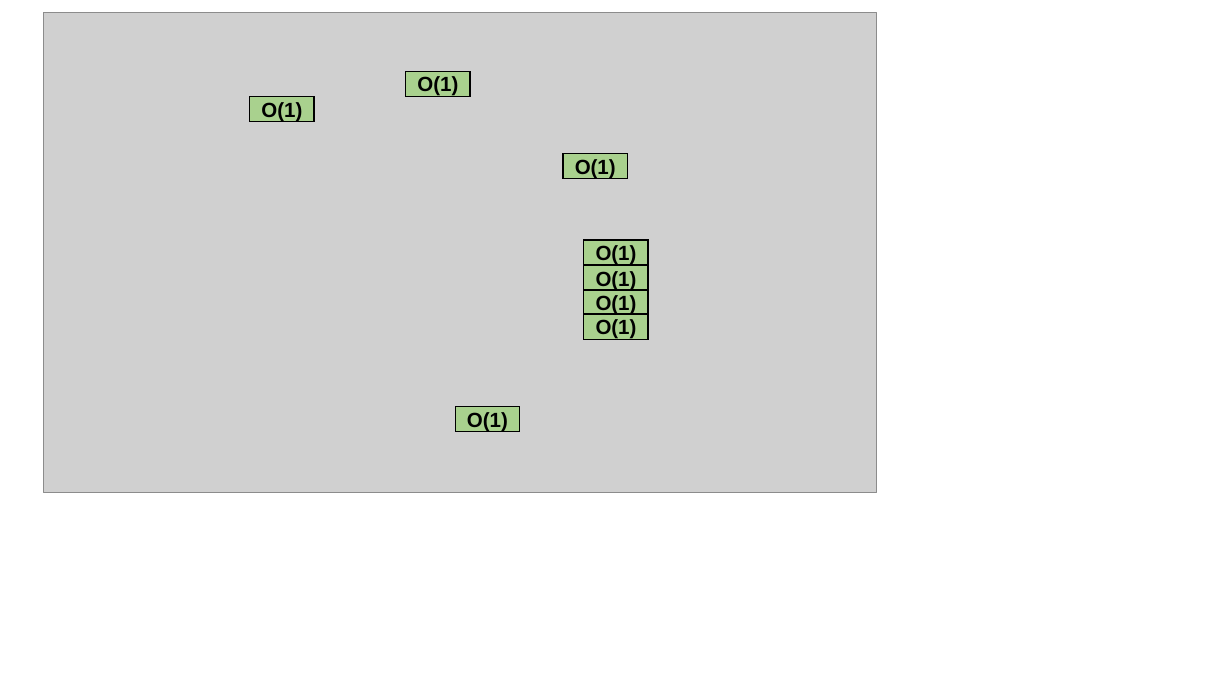
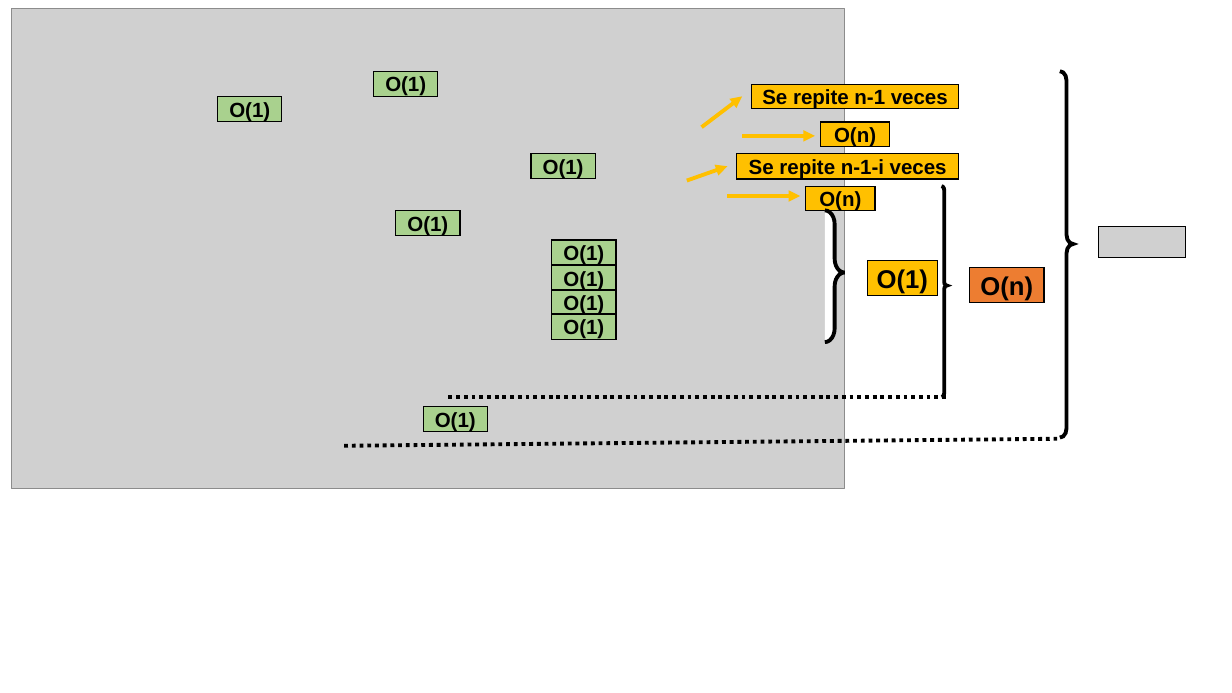
Before and after one commit to brokenerk/Analisis-Algoritmos, a slide deck: slide 7 of Ejercicio04/Ejercicio04.pptx. Drawn at 1232x693 pixels with LibreOffice and Linux fonts; fonts in the diff are those of the drawing; grey boxes stand for pictures. Boxes give left, top, right and bottom in pixels: in the first picture for what was removed or moved away, otherwise in the second. Text is boxed around its words. In the diff, an @@ line names an element or a change of style, - is before the commit and + after.

```diff
--- a/Ejercicio04/Ejercicio04.pptx
+++ b/Ejercicio04/Ejercicio04.pptx
@@ picture moved from (x1=43, y1=12, x2=877, y2=493) to (x1=11, y1=8, x2=845, y2=489) @@
@@ rectangle added at (x1=751, y1=84, x2=958, y2=108), fill #FFC000, outline #000000 1 pt, 16 pt, text #000000, bold @@
+Se repite n-1 veces
@@ left brace added at (x1=1060, y1=71, x2=1073, y2=438), fill #FFFFFF, outline #000000 3 pt @@
@@ 3 rectangles moved together from (x1=250, y1=71, x2=520, y2=432) to (x1=217, y1=71, x2=488, y2=432) @@
@@ arrow added from (701, 128) to (742, 96), #FFC000 3 pt @@
@@ arrow added from (742, 136) to (815, 136), #FFC000 3 pt @@
@@ rectangle added at (x1=821, y1=122, x2=890, y2=146), fill #FFC000, outline #000000 1 pt, 16 pt, text #000000, bold @@
+O(n)
@@ arrow added from (687, 180) to (727, 166), #FFC000 3 pt @@
@@ rectangle added at (x1=737, y1=153, x2=958, y2=178), fill #FFC000, outline #000000 1 pt, 16 pt, text #000000, bold @@
+Se repite n-1-i veces
@@ arrow added from (727, 196) to (800, 196), #FFC000 3 pt @@
@@ rectangle added at (x1=806, y1=187, x2=875, y2=211), fill #FFC000, outline #000000 1 pt, 16 pt, text #000000, bold @@
+O(n)
@@ left brace added at (x1=942, y1=187, x2=947, y2=397), fill #FFFFFF, outline #000000 3 pt @@
@@ rectangle added at (x1=396, y1=211, x2=460, y2=236), fill #A9D18E, outline #000000 1 pt, 16 pt, text #000000, bold @@
+O(1)
@@ left brace added at (x1=825, y1=211, x2=845, y2=343), fill #FFFFFF, outline #000000 3 pt @@
@@ picture added at (x1=1099, y1=226, x2=1186, y2=258) @@
@@ rectangle added at (x1=868, y1=261, x2=937, y2=296), fill #FFC000, outline #000000 1 pt, 20 pt, text #000000, bold @@
+O(1)
@@ rectangle added at (x1=970, y1=268, x2=1044, y2=303), fill #ED7D31, outline #000000 1 pt, 20 pt, text #000000, bold @@
+O(n)
@@ 5 rectangles moved together from (x1=563, y1=153, x2=649, y2=339) to (x1=531, y1=153, x2=616, y2=339) @@
@@ line added from (448, 397) to (947, 397), #000000 3 pt dashed @@
@@ line added from (344, 445) to (1057, 439), #000000 3 pt dashed @@
```
Also in this commit, not shown: 12 other files.
